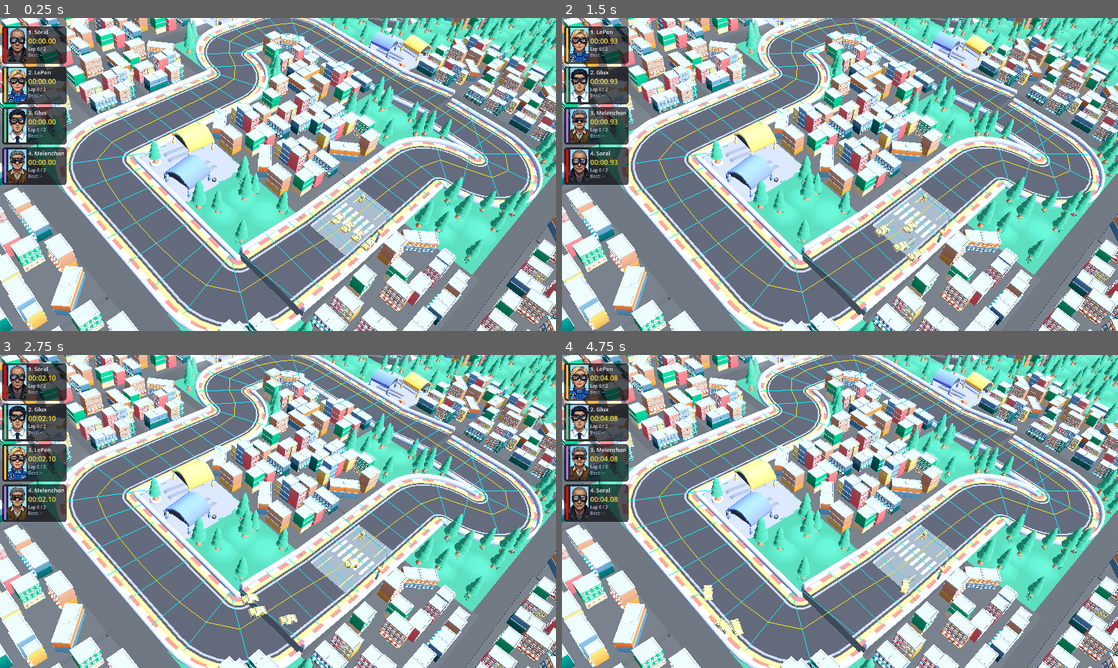
Above: before the commit, frames 1-4 (two rows, left to right).
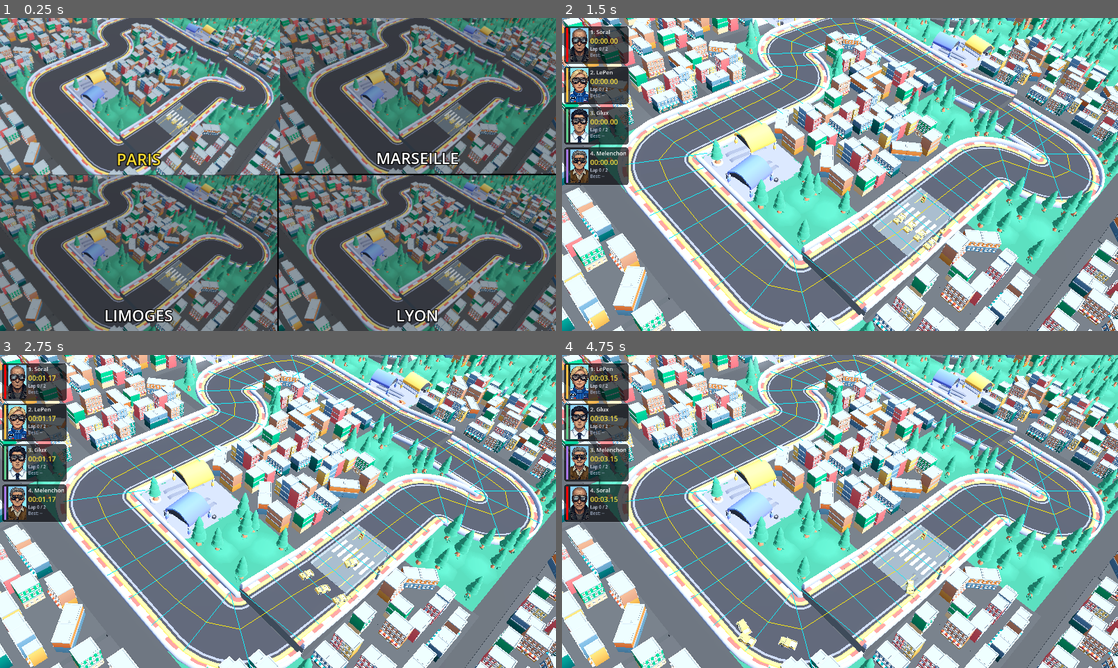
Above: after the commit, the same moments.

Repository: yphil-dev/France-2027-Racer
Game: Godot game, scene res://scenes/main_menu.tscn
Same seed, same stepped clock (60 frames per second), same inputs: the game is played once before the commit and once after it. Before the commit the project starts from res://scenes/track.tscn. Sound files missing from this copy of the repository are replaced by a short silence.
Inputs (mouse positions are in pixels of both pictures, inside the frame that each line leads up to):
- Up to frame 1 (0.25 s): no input
- Up to frame 2 (1.5 s): click (701, 96) at 0.5 s, where only the run after the commit has a clickable "PARIS"; move the mouse to (962, 158) at 1.27 s; hold D (right) from 1.28 s (still down)
- Up to frame 3 (2.75 s): move the mouse to (166, 527) at 2.02 s; release D (right) at 2.03 s; hold S (back) from 2.03 s (still down)
- Up to frame 4 (4.75 s): move the mouse to (895, 442) at 2.77 s; release S (back) at 2.78 s; hold D (right) 2.78-3.53 s; move the mouse to (812, 574) at 3.52 s; hold W (forward) 3.53-4.28 s; move the mouse to (1006, 558) at 4.27 s; hold A (left) from 4.28 s (still down)

The runs differ from the first frame. In frame 1, 95% of the frame differs, in the area x 0-100%, y 0-100%; in frame 2, 1.7%; in frame 3, 1.1%; in frame 4, 0.7%.

Commit message:
Main menu OK

Diff:
--- a/project.godot
+++ b/project.godot
@@ -16,7 +16,7 @@
 
 config/name="France 2027"
 config/tags=PackedStringArray("starterkit")
-run/main_scene="res://scenes/track.tscn"
+run/main_scene="res://scenes/main_menu.tscn"
 config/features=PackedStringArray("4.7", "Forward Plus")
 boot_splash/bg_color=Color(0.921875, 0.921875, 0.957031, 1)
 boot_splash/image="res://splash-screen.png"
--- a/scenes/main_menu.tscn
+++ b/scenes/main_menu.tscn
@@ -37,7 +37,9 @@
 layout_mode = 2
 size_flags_horizontal = 3
 size_flags_vertical = 3
-focus_mode = 1
+focus_neighbor_right = NodePath("../Marseille")
+focus_neighbor_bottom = NodePath("../Limoges")
+focus_mode = 2
 flat = true
 
 [node name="Preview" type="TextureRect" parent="TrackGrid/Paris"]
@@ -97,7 +99,9 @@
 layout_mode = 2
 size_flags_horizontal = 3
 size_flags_vertical = 3
-focus_mode = 1
+focus_neighbor_left = NodePath("../Paris")
+focus_neighbor_bottom = NodePath("../Lyon")
+focus_mode = 2
 flat = true
 
 [node name="Preview" type="TextureRect" parent="TrackGrid/Marseille"]
@@ -157,7 +161,9 @@
 layout_mode = 2
 size_flags_horizontal = 3
 size_flags_vertical = 3
-focus_mode = 1
+focus_neighbor_top = NodePath("../Paris")
+focus_neighbor_right = NodePath("../Lyon")
+focus_mode = 2
 flat = true
 
 [node name="Preview" type="TextureRect" parent="TrackGrid/Limoges"]
@@ -217,7 +223,9 @@
 layout_mode = 2
 size_flags_horizontal = 3
 size_flags_vertical = 3
-focus_mode = 1
+focus_neighbor_left = NodePath("../Limoges")
+focus_neighbor_top = NodePath("../Marseille")
+focus_mode = 2
 flat = true
 
 [node name="Preview" type="TextureRect" parent="TrackGrid/Lyon"]
@@ -271,6 +279,16 @@
 text = "GENERATING PREVIEW..."
 horizontal_alignment = 1
 vertical_alignment = 1
+
+[node name="Transition" type="ColorRect" parent="."]
+layout_mode = 1
+anchors_preset = 15
+anchor_right = 1.0
+anchor_bottom = 1.0
+grow_horizontal = 2
+grow_vertical = 2
+mouse_filter = 2
+color = Color(0, 0, 0, 0)
 
 [node name="PreviewViewport" type="SubViewport" parent="."]
 size = Vector2i(640, 360)
--- a/scripts/main_menu.gd
+++ b/scripts/main_menu.gd
@@ -7,7 +7,15 @@
 	"res://scenes/tracks/lyon.tscn",
 ]
 
+const SELECTED_SCALE := Vector2(1.02, 1.02)
+const NORMAL_SCALE := Vector2.ONE
+const SELECTED_SHADE := Color(0, 0, 0, 0.04)
+const NORMAL_SHADE := Color(0, 0, 0, 0.28)
+const SELECTED_LABEL_COLOR := Color(1, 0.88, 0.2, 1)
+const NORMAL_LABEL_COLOR := Color.WHITE
+
 @onready var preview_viewport: SubViewport = $PreviewViewport
+@onready var transition: ColorRect = $Transition
 @onready var buttons: Array[Button] = [
 	$TrackGrid/Paris,
 	$TrackGrid/Marseille,
@@ -20,6 +28,18 @@
 	$TrackGrid/Limoges/Preview,
 	$TrackGrid/Lyon/Preview,
 ]
+@onready var shades: Array[ColorRect] = [
+	$TrackGrid/Paris/Shade,
+	$TrackGrid/Marseille/Shade,
+	$TrackGrid/Limoges/Shade,
+	$TrackGrid/Lyon/Shade,
+]
+@onready var city_labels: Array[Label] = [
+	$TrackGrid/Paris/CityLabel,
+	$TrackGrid/Marseille/CityLabel,
+	$TrackGrid/Limoges/CityLabel,
+	$TrackGrid/Lyon/CityLabel,
+]
 @onready var loading_labels: Array[Label] = [
 	$TrackGrid/Paris/LoadingLabel,
 	$TrackGrid/Marseille/LoadingLabel,
@@ -27,11 +47,75 @@
 	$TrackGrid/Lyon/LoadingLabel,
 ]
 
+var _button_tweens: Dictionary = {}
+var _selected_index: int = 0
+var _launching: bool = false
+
 func _ready() -> void:
 	for index in buttons.size():
-		buttons[index].pressed.connect(_open_track.bind(TRACK_SCENES[index]))
-
+		buttons[index].pressed.connect(_launch_track.bind(index))
+		buttons[index].focus_entered.connect(_select_button.bind(index))
+		buttons[index].mouse_entered.connect(_hover_button.bind(index))
+		buttons[index].resized.connect(_update_button_pivot.bind(index))
+		buttons[index].mouse_default_cursor_shape = Control.CURSOR_POINTING_HAND
+
+	_initialize_selection.call_deferred()
 	_generate_previews.call_deferred()
+
+func _initialize_selection() -> void:
+	await get_tree().process_frame
+	for index in buttons.size():
+		_update_button_pivot(index)
+	_select_button(0)
+	buttons[0].grab_focus()
+
+func _hover_button(index: int) -> void:
+	if _launching:
+		return
+	buttons[index].grab_focus()
+
+func _select_button(index: int) -> void:
+	if _launching:
+		return
+
+	_selected_index = index
+	for button_index in buttons.size():
+		_animate_button(button_index, button_index == _selected_index)
+
+func _animate_button(index: int, selected: bool) -> void:
+	var previous_tween := _button_tweens.get(index) as Tween
+	if previous_tween != null and previous_tween.is_valid():
+		previous_tween.kill()
+
+	var button := buttons[index]
+	button.z_index = 1 if selected else 0
+
+	var tween := create_tween()
+	tween.set_parallel(true)
+	tween.set_trans(Tween.TRANS_QUART)
+	tween.set_ease(Tween.EASE_OUT)
+	tween.tween_property(
+		button,
+		"scale",
+		SELECTED_SCALE if selected else NORMAL_SCALE,
+		0.14
+	)
+	tween.tween_property(
+		shades[index],
+		"color",
+		SELECTED_SHADE if selected else NORMAL_SHADE,
+		0.14
+	)
+	tween.tween_property(
+		city_labels[index],
+		"modulate",
+		SELECTED_LABEL_COLOR if selected else NORMAL_LABEL_COLOR,
+		0.14
+	)
+	_button_tweens[index] = tween
+
+func _update_button_pivot(index: int) -> void:
+	buttons[index].pivot_offset = buttons[index].size * 0.5
 
 func _generate_previews() -> void:
 	await get_tree().process_frame
@@ -81,12 +165,36 @@
 	track.queue_free()
 	await get_tree().process_frame
 
-func _open_track(scene_path: String) -> void:
+func _launch_track(index: int) -> void:
+	if _launching:
+		return
+
+	_launching = true
+	_selected_index = index
 	for button in buttons:
 		button.disabled = true
 
+	loading_labels[index].text = "STARTING..."
+	loading_labels[index].show()
+	transition.mouse_filter = Control.MOUSE_FILTER_STOP
+
+	var button := buttons[index]
+	var tween := create_tween()
+	tween.set_trans(Tween.TRANS_QUART)
+	tween.set_ease(Tween.EASE_IN_OUT)
+	tween.tween_property(button, "scale", Vector2(0.97, 0.97), 0.08)
+	tween.tween_property(button, "scale", Vector2(1.04, 1.04), 0.1)
+	tween.parallel().tween_property(transition, "color", Color.BLACK, 0.24)
+	await tween.finished
+
+	var scene_path := TRACK_SCENES[index]
 	var error := get_tree().change_scene_to_file(scene_path)
 	if error != OK:
 		push_error("Could not open track scene %s: error %d" % [scene_path, error])
-		for button in buttons:
-			button.disabled = false
+		_launching = false
+		transition.color = Color(0, 0, 0, 0)
+		transition.mouse_filter = Control.MOUSE_FILTER_IGNORE
+		loading_labels[index].hide()
+		for menu_button in buttons:
+			menu_button.disabled = false
+		buttons[index].grab_focus()
